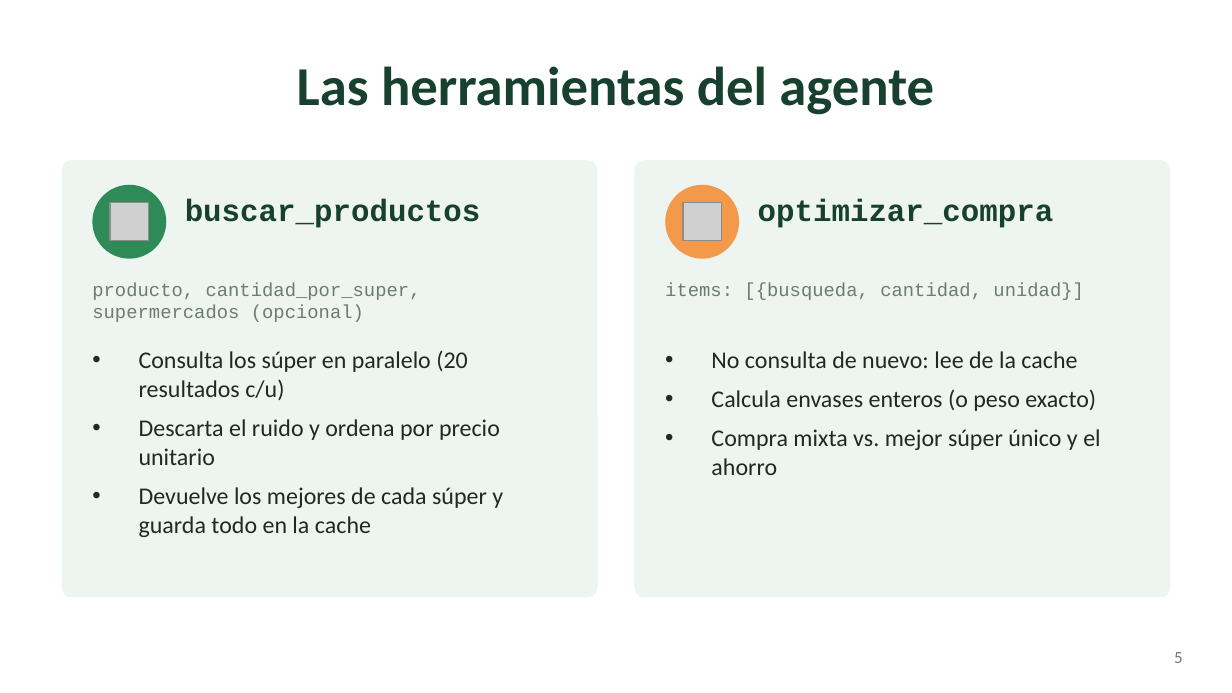
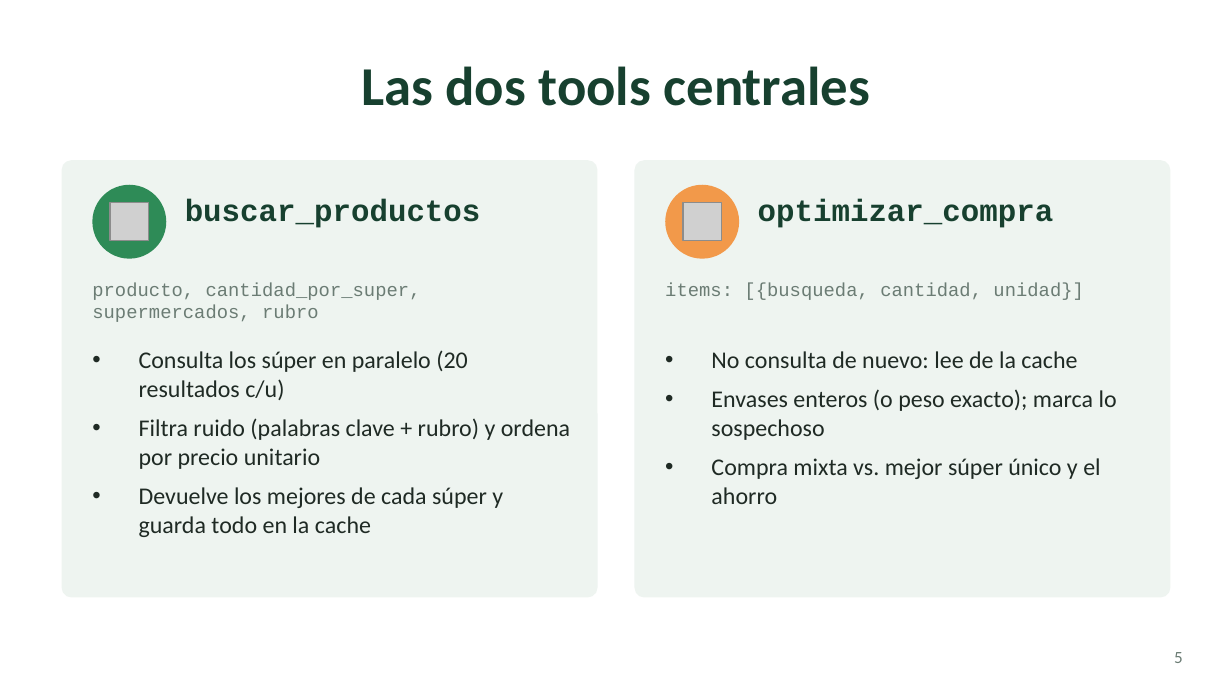
Before and after one commit to cuellojoaquinn/agente-de-supermercado, a slide deck: slide 5 of presentacion/super-agente.pptx. Drawn at 1232x693 pixels with LibreOffice and Linux fonts; fonts in the diff are those of the drawing; grey boxes stand for pictures. Boxes give left, top, right and bottom in pixels: in the first picture for what was removed or moved away, otherwise in the second. Text is boxed around its words. In the diff, an @@ line names an element or a change of style, - is before the commit and + after.

```diff
--- a/presentacion/super-agente.pptx
+++ b/presentacion/super-agente.pptx
@@ title at [361,66,870,106]: text changed @@
-Las herramientas del agente
+Las dos tools centrales
@@ text at [92,282,421,322]: text changed @@
-producto, cantidad_por_super, supermercados (opcional)
+producto, cantidad_por_super, supermercados, rubro
@@ text at [711,389,1117,440]: text changed @@
-• Calcula envases enteros (o peso exacto)
+• Envases enteros (o peso exacto); marca lo sospechoso
@@ text at [139,418,570,469]: text changed @@
-• Descarta el ruido y ordena por precio unitario
+• Filtra ruido (palabras clave + rubro) y ordena por precio unitario
```
Also in this commit, not shown: 8 other slides changed, 4 slides added, 1 other file.
